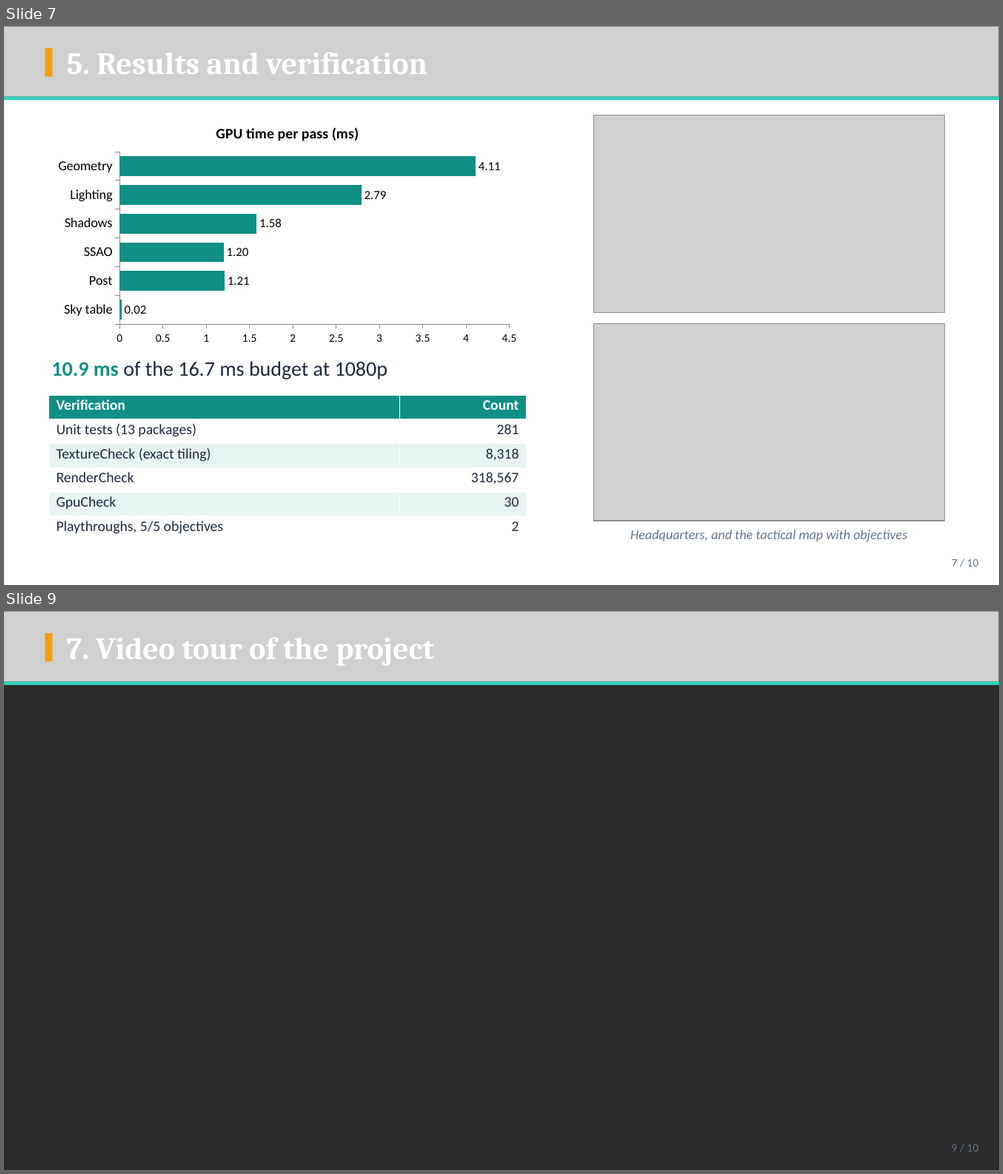
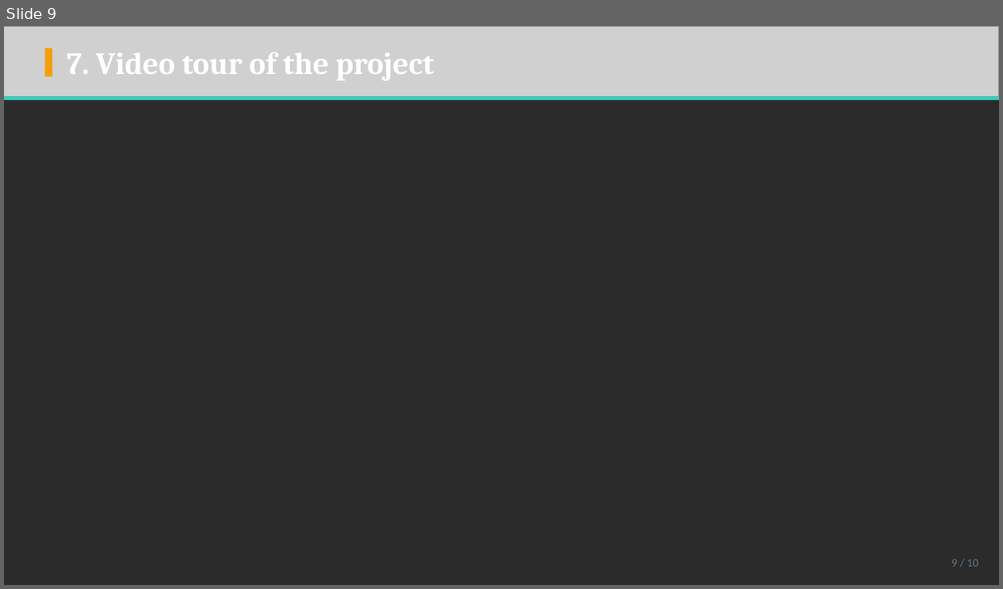
Before and after one commit to ShifatHasanGNS/Sentinel, a slide deck: Docs/Deliverables/Slides/Sentinel_Presentation.pptx. Shown one above the other, each under a label of ours: slides 7 and 9 before the commit, slide 9 after it; the slides between them are not shown. The pictures are 1003x1174 and 1003x589 pixels, drawn with LibreOffice and Linux fonts; fonts in the diff are those of the drawing; grey boxes stand for pictures; background and template pictures are left out; a plain dark background stands for a picture behind light text. Boxes give left, top, right and bottom in pixels: in the first picture for what was removed or moved away, otherwise in the second. Text is boxed around its words. In the diff, an @@ line names an element or a change of style, - is before the commit and + after.

```diff
--- a/Docs/Deliverables/Slides/Sentinel_Presentation.pptx
+++ b/Docs/Deliverables/Slides/Sentinel_Presentation.pptx
@@ slide 7 removed at [4, 26, 999, 585], background picture (left out) @@
@@ picture removed at [4, 26, 999, 97] @@
@@ rectangle removed at [45, 48, 53, 77] @@
@@ text removed at [67, 53, 427, 74] @@
-5. Results and verification
@@ rectangle removed at [4, 97, 999, 100] @@
@@ bar chart removed at [48, 112, 526, 351] @@
-title "GPU time per pass (ms)"
-categories: Sky table, Post, SSAO, Shadows, Lighting, Geometry
-Series 1: 0.02, 1.21, 1.2, 1.58, 2.79, 4.11
@@ picture removed at [594, 116, 944, 312] @@
@@ picture removed at [594, 323, 944, 520] @@
@@ text removed at [51, 361, 388, 380] @@
-10.9 ms of the 16.7 ms budget at 1080p
@@ table removed at [48, 395, 526, 541], 6 rows, 2 columns @@
-Verification | Count
-Unit tests (13 packages) | 281
-TextureCheck (exact tiling) | 8,318
-RenderCheck | 318,567
-GpuCheck | 30
-Playthroughs, 5/5 objectives | 2
@@ text removed at [630, 530, 907, 542] @@
-Headquarters, and the tactical map with objectives
@@ text removed at [951, 560, 979, 567] @@
-7 / 10
```
Also in this commit, not shown: 4 slides changed, 2 slides added, 1 other slide removed, 23 other files.
